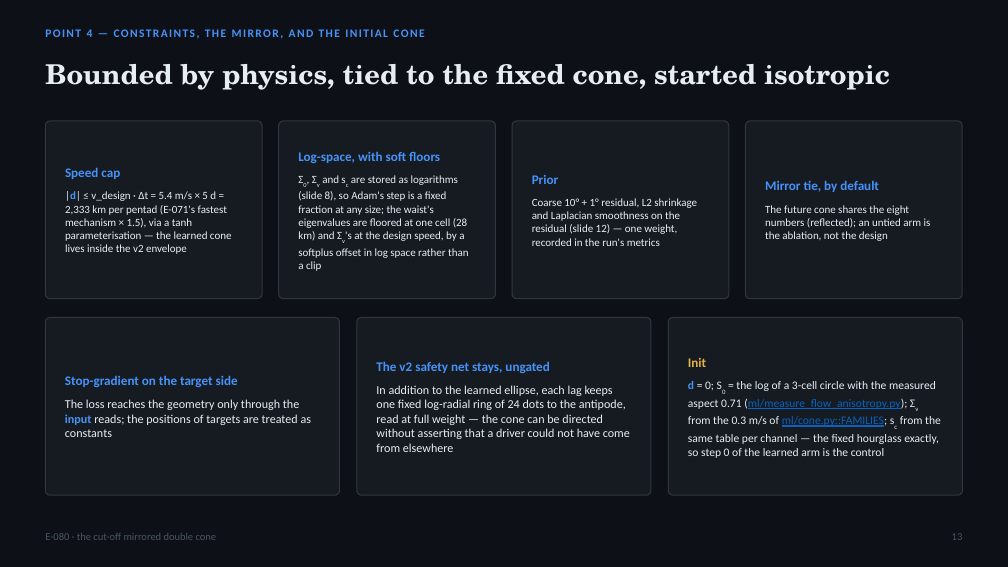
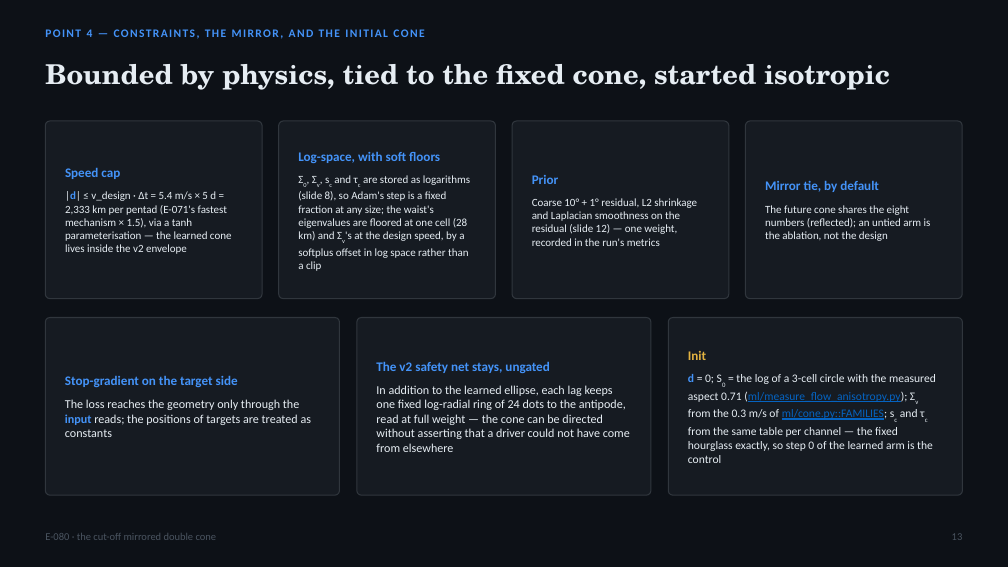
Before and after one commit to blauewelt/earth, a slide deck: slide 13 of ml/plans/E080_hourglass_cone_deck.pptx. Drawn at 1008x567 pixels with LibreOffice and Linux fonts; fonts in the diff are those of the drawing. Boxes give left, top, right and bottom in pixels: in the first picture for what was removed or moved away, otherwise in the second. Text is boxed around its words. In the diff, an @@ line names an element or a change of style, - is before the commit and + after.

```diff
--- a/ml/plans/E080_hourglass_cone_deck.pptx
+++ b/ml/plans/E080_hourglass_cone_deck.pptx
@@ text at [298,175,470,271]: text changed @@
-Σ0, Σv and sc are stored as logarithms (slide 8), so Adam's step is a fixed fraction at any size; the waist's eigenvalues are floored at one cell (28 km) and Σv's at the design speed, by a softplus offset in log space rather than a clip
+Σ0, Σv, sc and τc are stored as logarithms (slide 8), so Adam's step is a fixed fraction at any size; the waist's eigenvalues are floored at one cell (28 km) and Σv's at the design speed, by a softplus offset in log space rather than a clip
@@ text at [688,374,936,463]: text changed @@
-d = 0; S0 = the log of a 3-cell circle with the measured aspect 0.71 (ml/measure_flow_anisotropy.py); Σv from the 0.3 m/s of ml/cone.py::FAMILIES; sc from the same table per channel — the fixed hourglass exactly, so step 0 of the learned arm is the control
+d = 0; S0 = the log of a 3-cell circle with the measured aspect 0.71 (ml/measure_flow_anisotropy.py); Σv from the 0.3 m/s of ml/cone.py::FAMILIES; sc and τc from the same table per channel — the fixed hourglass exactly, so step 0 of the learned arm is the control
```
Also in this commit, not shown: 6 other slides changed, 17 other files.
